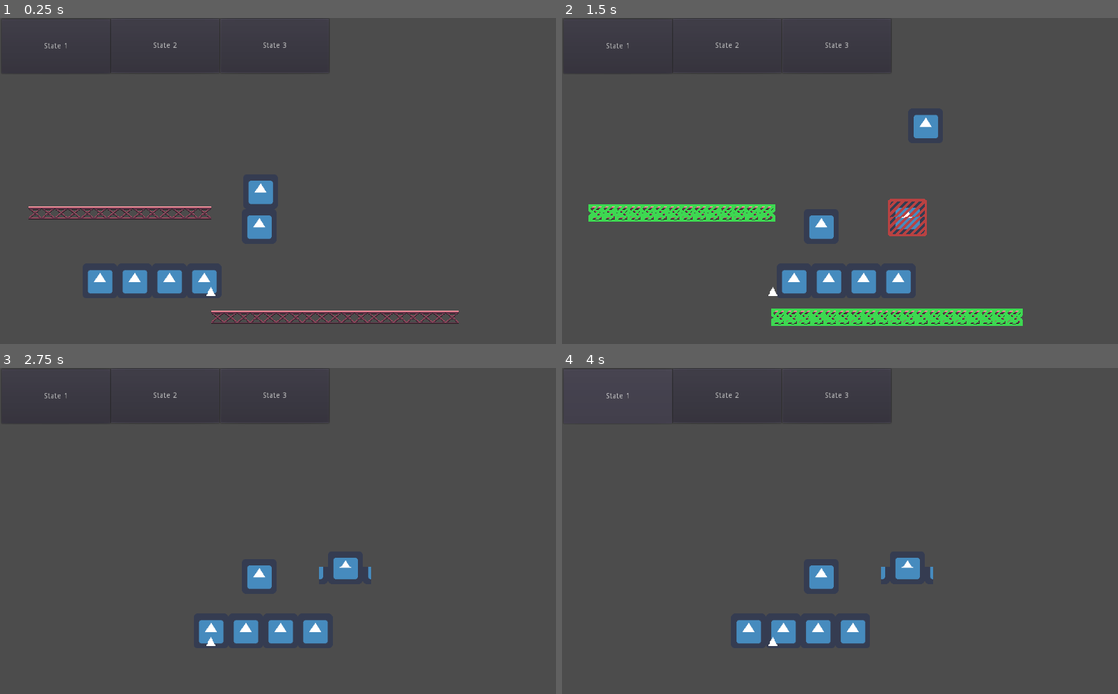
Above: before the commit, frames 1-4 (two rows, left to right).
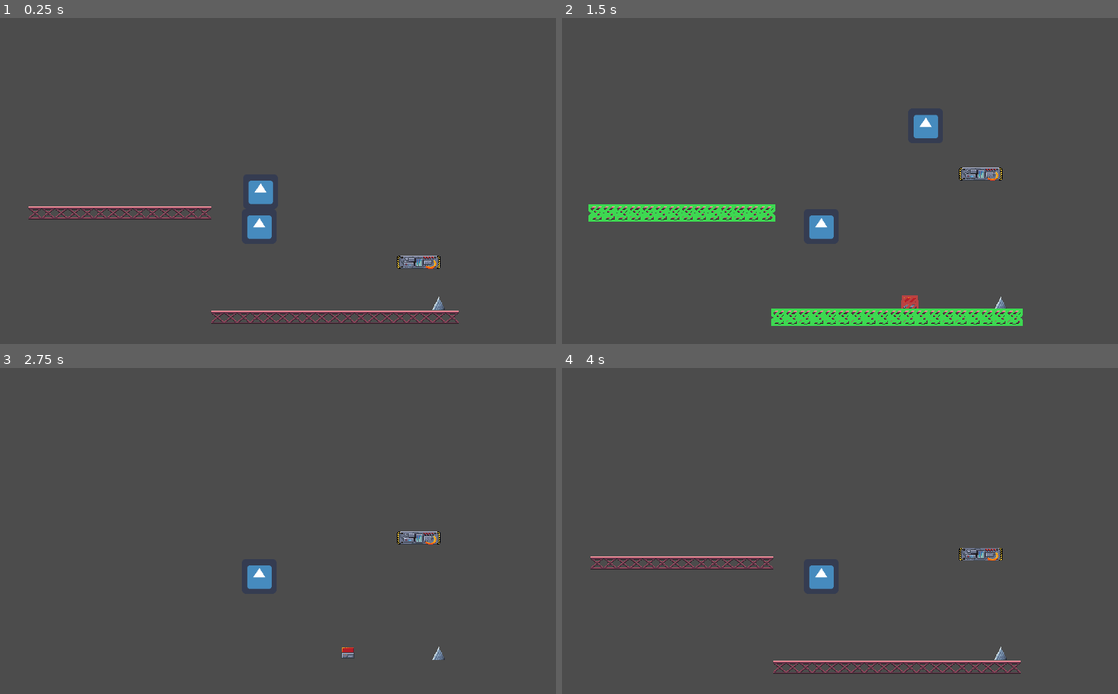
Above: after the commit, the same moments.

Repository: SuddenlyNothing/GodotWildJam37
Game: Godot game, scene res://Scenes/Testing/BixTestScene.tscn
Two runs of this game, one before a commit and one after it. Both use one fixed random seed, a clock stepped at 60 frames per second and the inputs below. This scene is started directly instead of the project's main scene. The engine's default icon, where the game draws it, is replaced by a stand-in: a white triangle on a blue panel in a dark square.
Inputs (mouse positions are in pixels of both pictures, inside the frame that each line leads up to):
- Up to frame 1 (0.25 s): no input
- Up to frame 2 (1.5 s): tap Enter at 0.5 s; move the mouse to (962, 164) at 0.52 s; hold . (progress_time) 0.53-1.28 s; hold D (right) from 0.53 s (still down); click (962, 164) at 0.67 s; tap W (jump) at 0.77 s; move the mouse to (728, 197) at 1.27 s; tap , (regress_time) at 1.35 s
- Up to frame 3 (2.75 s): tap W (jump) at 1.52 s; move the mouse to (333, 459) at 2.02 s; release D (right) at 2.03 s; hold A (left) from 2.03 s (still down); hold . (progress_time) from 2.03 s (still down)
- Up to frame 4 (4 s): move the mouse to (812, 596) at 2.77 s; release A (left) at 2.78 s; release . (progress_time) at 2.78 s; hold D (right) 2.78-3.5 s; tap , (regress_time) at 2.85 s; click (812, 596) at 2.92 s; tap W (jump) at 3.02 s; click (617, 397) at 3.5 s, where only the run before the commit has a clickable "State 1"

The runs differ from the first frame. In frame 1, 2.0% of the frame differs, in the area x 1-80%, y 0-90%; in frame 2, 2.8%; in frame 3, 2.4%; in frame 4, 3.3%, in the area x 5-83%, y 0-94%.

Commit message:
Change object sprites to final assets

Diff:
--- a/Game/Scenes/Characters/Player.gd
+++ b/Game/Scenes/Characters/Player.gd
@@ -11,7 +11,7 @@
 onready var flip := $Flip
 onready var time_control_menu: TimeControlMenu = $TimeControlMenu
 
-var ground_snap := Vector2.DOWN * 16
+var ground_snap := Vector2.DOWN * 8
 var snap := ground_snap
 onready var jump_velocity : float = ((2.0 * jump_height) / jump_time_to_peak) * -1.0
 onready var jump_gravity : float = ((-2.0 * jump_height) / (jump_time_to_peak * jump_time_to_peak)) * -1.0
--- a/Game/Scenes/Objects/Button.tscn
+++ b/Game/Scenes/Objects/Button.tscn
@@ -1,31 +1,29 @@
-[gd_scene load_steps=8 format=2]
+[gd_scene load_steps=9 format=2]
 
 [ext_resource path="res://Button.gd" type="Script" id=1]
 [ext_resource path="res://Scenes/Objects/TimeObject.tscn" type="PackedScene" id=2]
-[ext_resource path="res://icon.png" type="Texture" id=3]
+[ext_resource path="res://Assets/Objects/ButtonBottom.png" type="Texture" id=3]
 [ext_resource path="res://Assets/Sounds/ButtonV1.wav" type="AudioStream" id=4]
+[ext_resource path="res://Assets/Objects/ButtonTop.png" type="Texture" id=5]
 
 [sub_resource type="RectangleShape2D" id=1]
-extents = Vector2( 32, 16 )
+extents = Vector2( 11, 4.5 )
 
 [sub_resource type="RectangleShape2D" id=2]
-extents = Vector2( 30, 4 )
+extents = Vector2( 10, 1 )
 
 [sub_resource type="RectangleShape2D" id=3]
-extents = Vector2( 5, 16 )
+extents = Vector2( 2, 5.5 )
 
 [node name="Button" instance=ExtResource( 2 )]
 script = ExtResource( 1 )
 preview_node_paths = [ NodePath("Top/Sprite"), NodePath("Base/Sprite2") ]
 
 [node name="Top" type="KinematicBody2D" parent="." index="0"]
-position = Vector2( 0, -16 )
+position = Vector2( 0, -15.5 )
 
 [node name="Sprite" type="Sprite" parent="Top" index="0"]
-texture = ExtResource( 3 )
-offset = Vector2( 0, 3 )
-region_enabled = true
-region_rect = Rect2( 0, 0, 64, 35 )
+texture = ExtResource( 5 )
 
 [node name="CollisionShape2D" type="CollisionShape2D" parent="Top" index="1"]
 shape = SubResource( 1 )
@@ -33,23 +31,21 @@
 [node name="Area2D" type="Area2D" parent="Top" index="2"]
 
 [node name="CollisionShape2D" type="CollisionShape2D" parent="Top/Area2D" index="0"]
-position = Vector2( 0, -20 )
+position = Vector2( 0, -5.5 )
 shape = SubResource( 2 )
 
 [node name="Base" type="StaticBody2D" parent="." index="1"]
-position = Vector2( 0, 16 )
 
 [node name="Sprite2" type="Sprite" parent="Base" index="0"]
 texture = ExtResource( 3 )
-region_enabled = true
-region_rect = Rect2( -16, 32, 96, 32 )
+offset = Vector2( 0, -5.5 )
 
 [node name="CollisionShape2D" type="CollisionShape2D" parent="Base" index="1"]
-position = Vector2( -43, 0 )
+position = Vector2( -12, -5.5 )
 shape = SubResource( 3 )
 
 [node name="CollisionShape2D2" type="CollisionShape2D" parent="Base" index="2"]
-position = Vector2( 43, 0 )
+position = Vector2( 12, -5.5 )
 shape = SubResource( 3 )
 
 [node name="Click" type="AudioStreamPlayer2D" parent="." index="2"]
--- a/Game/Scenes/Objects/MovingPlatform.tscn
+++ b/Game/Scenes/Objects/MovingPlatform.tscn
@@ -1,11 +1,11 @@
 [gd_scene load_steps=5 format=2]
 
 [ext_resource path="res://Scenes/Objects/TimeObject.tscn" type="PackedScene" id=1]
-[ext_resource path="res://icon.png" type="Texture" id=2]
+[ext_resource path="res://Assets/Objects/MovingPlatform.png" type="Texture" id=2]
 [ext_resource path="res://Scenes/Objects/MovingPlatform.gd" type="Script" id=3]
 
 [sub_resource type="RectangleShape2D" id=1]
-extents = Vector2( 128, 32 )
+extents = Vector2( 40, 14 )
 
 [node name="MovingPlatform" instance=ExtResource( 1 )]
 script = ExtResource( 3 )
@@ -15,7 +15,6 @@
 
 [node name="Sprite" type="Sprite" parent="KinematicBody2D" index="0"]
 texture = ExtResource( 2 )
-region_enabled = true
 region_rect = Rect2( 0, 0, 256, 64 )
 
 [node name="CollisionShape2D" type="CollisionShape2D" parent="KinematicBody2D" index="1"]
--- a/Game/Scenes/Objects/Spike.tscn
+++ b/Game/Scenes/Objects/Spike.tscn
@@ -1,7 +1,7 @@
 [gd_scene load_steps=4 format=2]
 
 [ext_resource path="res://Scenes/Objects/TimeObject.tscn" type="PackedScene" id=1]
-[ext_resource path="res://Assets/Temp/TriangleWhite.png" type="Texture" id=2]
+[ext_resource path="res://Assets/Objects/Spike.png" type="Texture" id=2]
 [ext_resource path="res://Scenes/Objects/Spike.gd" type="Script" id=3]
 
 [node name="Spike" instance=ExtResource( 1 )]
@@ -9,14 +9,12 @@
 preview_node_paths = [ NodePath("Sprite") ]
 
 [node name="Sprite" type="Sprite" parent="." index="0"]
-rotation = 4.71239
 texture = ExtResource( 2 )
-offset = Vector2( 8, 0 )
-region_rect = Rect2( -16, -16, 32, 32 )
+offset = Vector2( 0.5, -12 )
 
 [node name="Area2D" type="Area2D" parent="." index="1"]
 
 [node name="CollisionPolygon2D" type="CollisionPolygon2D" parent="Area2D" index="0"]
-polygon = PoolVector2Array( -8, 0, 8, 0, 0, -16 )
+polygon = PoolVector2Array( -12, 0, 12, 0, 0, -24 )
 
 [connection signal="body_entered" from="Area2D" to="." method="_on_Area2D_body_entered"]
--- a/Game/Scenes/Testing/BixTestScene.tscn
+++ b/Game/Scenes/Testing/BixTestScene.tscn
@@ -14,19 +14,16 @@
 [node name="BixTestScene" type="Node2D"]
 script = ExtResource( 5 )
 
-[node name="MovingPlatform" parent="." instance=ExtResource( 2 )]
-position = Vector2( 269.95, 484.008 )
-active_times = PoolIntArray( 0, 1, 2, 3 )
-
 [node name="Player" parent="." instance=ExtResource( 1 )]
 position = Vector2( 479.734, 315.055 )
 
 [node name="Button" parent="." instance=ExtResource( 3 )]
-position = Vector2( 636.065, 365.643 )
+position = Vector2( 640.565, 534.643 )
 active_times = PoolIntArray( 1 )
 target_path = NodePath("../MovingPlatform")
 
 [node name="Button3" type="Button" parent="."]
+visible = false
 margin_left = 3.01929
 margin_top = 2.10088
 margin_right = 203.019
@@ -40,6 +37,7 @@
 }
 
 [node name="Button4" type="Button" parent="."]
+visible = false
 margin_left = 204.031
 margin_top = 1.27489
 margin_right = 404.031
@@ -53,6 +51,7 @@
 }
 
 [node name="Button5" type="Button" parent="."]
+visible = false
 margin_left = 405.513
 margin_top = 1.27489
 margin_right = 605.513
@@ -75,13 +74,22 @@
 shape = SubResource( 1 )
 
 [node name="Spike" parent="." instance=ExtResource( 7 )]
-position = Vector2( 388.276, 511.375 )
+position = Vector2( 808.066, 537.538 )
 active_times = PoolIntArray( 1, 0 )
 
 [node name="PlatformTiles" parent="." instance=ExtResource( 8 )]
 position = Vector2( -115.164, 34.789 )
 active_times = PoolIntArray( 0 )
 
+[node name="MovingPlatform" parent="." instance=ExtResource( 2 )]
+position = Vector2( 771.145, 455.891 )
+active_times = PoolIntArray( 0, 1, 2 )
+
+[node name="TargetPosition" parent="MovingPlatform/Targets" index="0"]
+position = Vector2( 0, -200 )
+
 [connection signal="pressed" from="Button3" to="." method="_on_Button3_pressed"]
 [connection signal="pressed" from="Button4" to="." method="_on_Button4_pressed"]
 [connection signal="pressed" from="Button5" to="." method="_on_Button5_pressed"]
+
+[editable path="MovingPlatform"]
